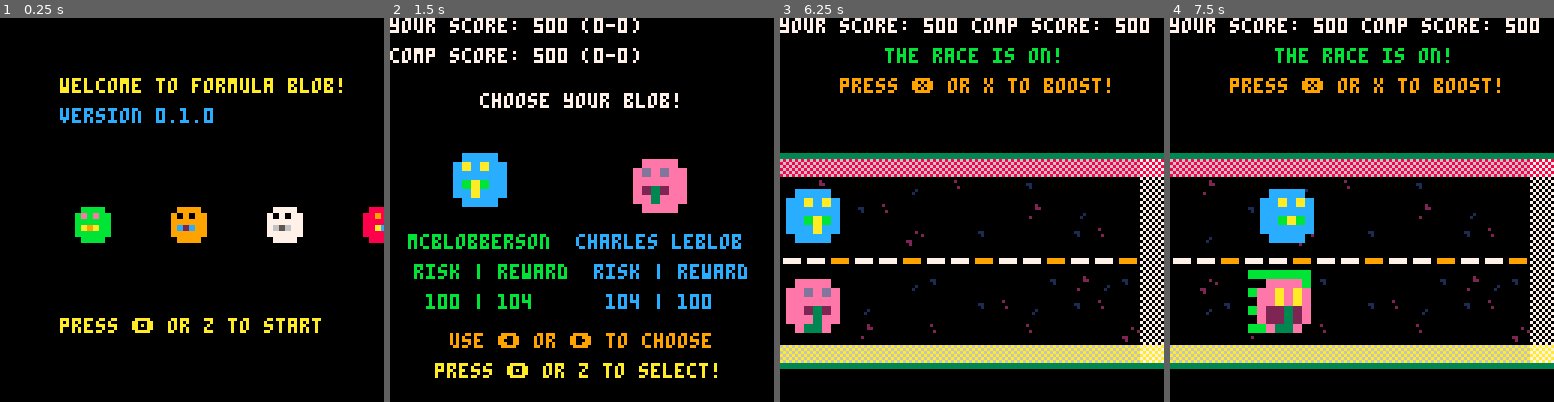
Above: before the commit, frames 1-4 (left to right).
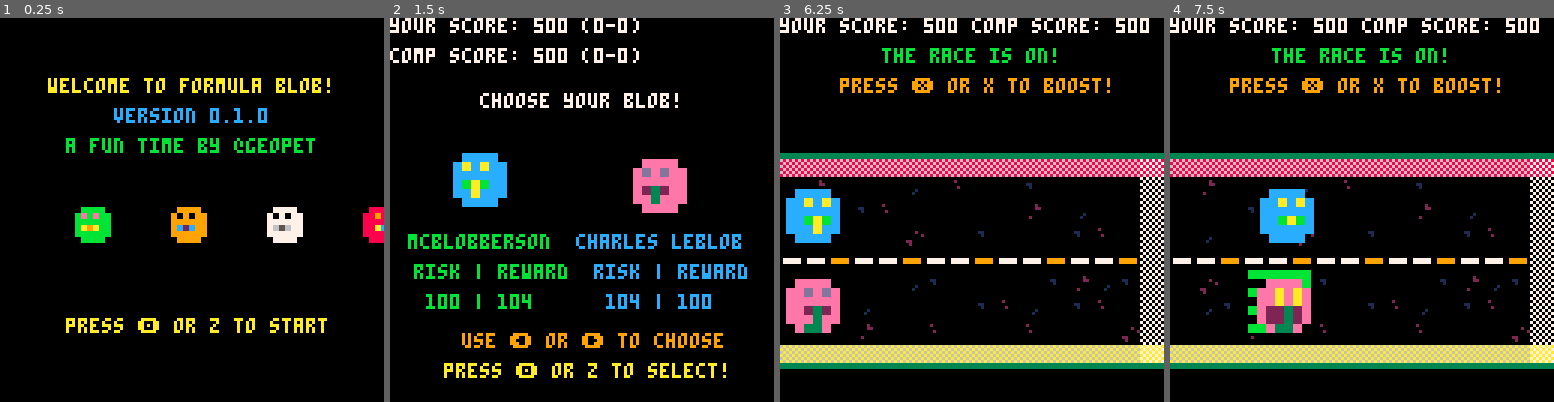
Above: after the commit, the same moments.

Repository: geopet/formula-blob
Game: PICO-8 cartridge formula_blob.p8
The game is run twice, just before and just after one commit, with the same random seed, the same clock (stepped at 60 frames per second) and the same inputs.
Inputs:
- Up to frame 1 (0.25 s): no input
- Up to frame 2 (1.5 s): tap X (X key) at 0.33, 1.07 s; tap O (Z key) at 0.7 s
- Up to frame 3 (6.25 s): hold Right 1.6-2.1 s; tap O (Z key) every 0.4 s from 1.7 to 6.1 s; tap X (X key) every 1.12 s from 1.85 to 5.2 s; hold Right 2.47-3.03 s; hold Left 3.08-3.58 s; hold Down 3.63-3.97 s; hold Right 4.02-4.68 s; hold Left 5.08-5.68 s; hold Down 5.73-6.03 s; hold Right from 6.08 s (still down)
- Up to frame 4 (7.5 s): tap X (X key) at 6.32, 7.43 s; tap O (Z key) at 6.5, 6.9, 7.3 s; release Right at 6.58 s; hold Right 6.63-7.13 s

The runs differ from the first frame. In frame 1, 4.2% of the frame differs, in the area x 12-90%, y 15-83%; in frame 2, 2.7%; in frame 3, 0.9%; in frame 4, 0.9%.

Commit message:
refactor(text ui): add print_centered function
I needed something that I could use to easily print text to the center
of the screen. While it worked well for most of what I wanted, I am
still eyeballing a few other elements. This is a big improvement,
though, over the code littering I had to one off the centered printing.

Diff:
--- a/formula_blob.p8
+++ b/formula_blob.p8
@@ -347,8 +347,10 @@
         -- Pulsing welcome text
         local t = sin(time() * 2)
         local c = 7 + flr((t + 1) * 2)
-        print("welcome to formula blob!", 20, 20, c)
-        print("version 0.1.0", 20, 30, 12)
+
+        print_centered("welcome to formula blob!", 20, c)
+        print_centered("version 0.1.0", 30, 12)
+        print_centered("a fun time by @geopet", 40, 11)
 
         local base_y = 60
         local scroll_x = (time() * 30)
@@ -365,8 +367,8 @@
             end
         end
 
-        print("press 🅾️ or z to start", 20, 100, 10)
-        -- print("press ⬇️ down arrow to mute", 20, 110, 9)
+        print_centered("press 🅾️ or z to start", 100, 10)
+        -- print_centered("press ⬇️ down arrow to mute", 110, 9)
 
         print_log_msg(log_msg)
     elseif (state == "race-init") then
@@ -383,7 +385,7 @@
         print("your score: " .. score.player .. " (" .. score.player_wins .. "-" .. score.player_losses .. ")", 0, 0, 7)
         print("comp score: " .. score.opponent .. " (" .. score.opponent_wins .. "-" .. score.opponent_losses .. ")", 0, 10, 7)
 
-        print("choose your blob!", 30, 25, 7)
+        print_centered("choose your blob!", 25, 7)
 
         -- draw blobs
         sspr(blob1_sprite_frame * 8, blobs.blob1.base_sprite.y, 8, 8, 30-12, 55-12 + blob_pulse, 24, 24, blob1_flip, false)
@@ -415,8 +417,8 @@
             print("100 | " .. abs(blobs.blob2.win_probability.moneyline), 72, 92, 12)
         end
 
-        print("use ⬅️ or ➡️ to choose", 20, 105, 9)
-        print("press 🅾️ or z to select!", 15, 115, 10)
+        print_centered("use ⬅️ or ➡️ to choose", 105, 9)
+        print_centered("press 🅾️ or z to select!", 115, 10)
 
         -- print log message
         print_log_msg(log_msg)
@@ -426,9 +428,7 @@
         -- prepare "is ready!" line
         local blob_name = (selected_blob == 1) and blobs.blob1.name or blobs.blob2.name
         local ready_text = blob_name .. " is ready!"
-        local ready_w = #ready_text * 4
-        local ready_x = 64 - ready_w / 2  -- center on 128-wide screen
-        print(ready_text, ready_x, 20, 12)
+        print_centered(ready_text, 20, 12)
 
         if (selected_blob == 1) then
             sspr(blob1_sprite_frame * 8, blobs.blob1.base_sprite.y, 8, 8, 52, 42 + blob_pulse, 24, 24, blob1_flip, false)
@@ -436,8 +436,8 @@
             sspr(blob2_sprite_frame * 8, blobs.blob2.base_sprite.y, 8, 8, 52, 42 + blob_pulse_2, 24, 24, blob2_flip, false)
         end
 
-        print("press 🅾️ or z to start race!", 10, 90, 10)
-        print("press ❎ or x to boost!", 20, 100, 14)
+        print_centered("press 🅾️ or z to start race!", 90, 10)
+        print_centered("press ❎ or x to boost!", 100, 14)
 
         print_log_msg(log_msg)
     elseif (state == "countdown") then
@@ -496,12 +496,12 @@
     elseif (state == "racing") then
         print("your score: " .. score.player .. " ", 0, 0, 7)
         print("comp score: " .. score.opponent, 64, 0, 7)
-        print("the race is on!", 35, 10, 11)
+        print_centered("the race is on!", 10, 11)
 
         if (player_boost.overheating) then
-            print("boost overheat!", 35, 20, 8)
-        else
-            print("press ❎ or x to boost!", 20, 20, 9)
+            print_centered("boost overheat!", 20, 8)
+        else
+            print_centered("press ❎ or x to boost!", 20, 9)
         end
 
         draw_track()
@@ -534,9 +534,7 @@
 
         -- headline
         local headline = game_over and "the match is over!" or "this race is over!!"
-        local headline_w = #headline * 4
-        local headline_x = 64 - headline_w / 2
-        print(headline, headline_x, 20, 11)
+        print_centered(headline, 20, 11)
 
         -- winner large
         sspr(
@@ -561,21 +559,12 @@
                 for f in all(fireworks) do
                     pset(f.x, f.y, f.color)
                 end
-                local msg = "the match winner is you!"
-                local msg_w = #msg * 4
-                local msg_x = 64 - msg_w / 2
-                print(msg, msg_x, 30, 14)
+                print_centered("you are the match winner!", 30, 14)
             else
-                local msg = "the race winner is you!"
-                local msg_w = #msg * 4
-                local msg_x = 64 - msg_w / 2
-                print(msg, msg_x, 30, 14)
+                print_centered("you are the race winner!", 30, 14)
             end
         else
-            local msg = "you did not win the race :("
-            local msg_w = #msg * 4
-            local msg_x = 64 - msg_w / 2
-            print(msg, msg_x, 30, 14)
+            print_centered("you did not win the race :(", 30, 14)
         end
 
         -- loser small
@@ -588,9 +577,7 @@
         )
 
         local prompt = game_over and "press 🅾️ or z to play again" or "press 🅾️ or z to race again"
-        local prompt_w = #prompt * 4
-        local prompt_x = 64 - prompt_w / 2
-        print(prompt, prompt_x, 90, 10)
+        print_centered(prompt, 90, 10)
 
         print_log_msg(log_msg)
     end
@@ -943,6 +930,12 @@
     while (blobs.blob1.name == blobs.blob2.name) do
         blobs.blob2.name = assign_name()
     end
+end
+
+function print_centered(text, y, color)
+    local text_width = #text * 4
+    local x = 64 - text_width / 2
+    print(text, x, y, color)
 end
 
 function music_player()
